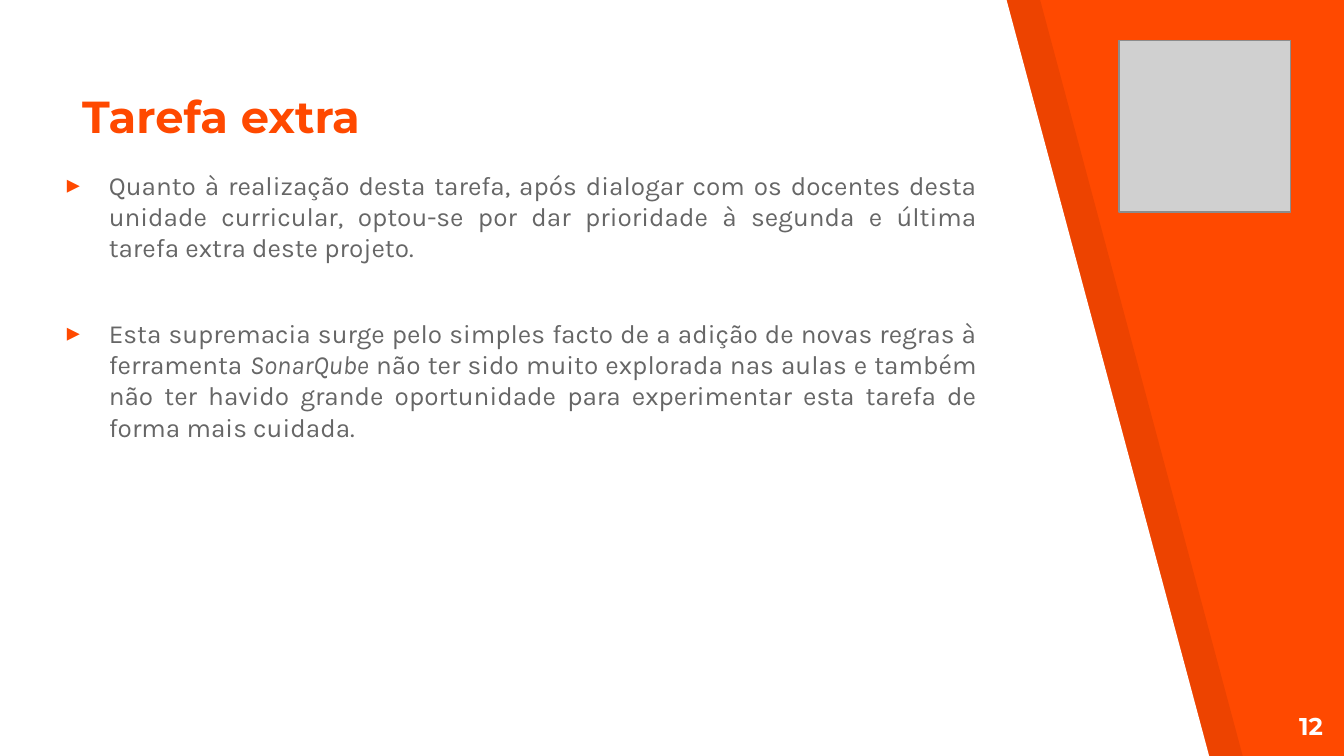
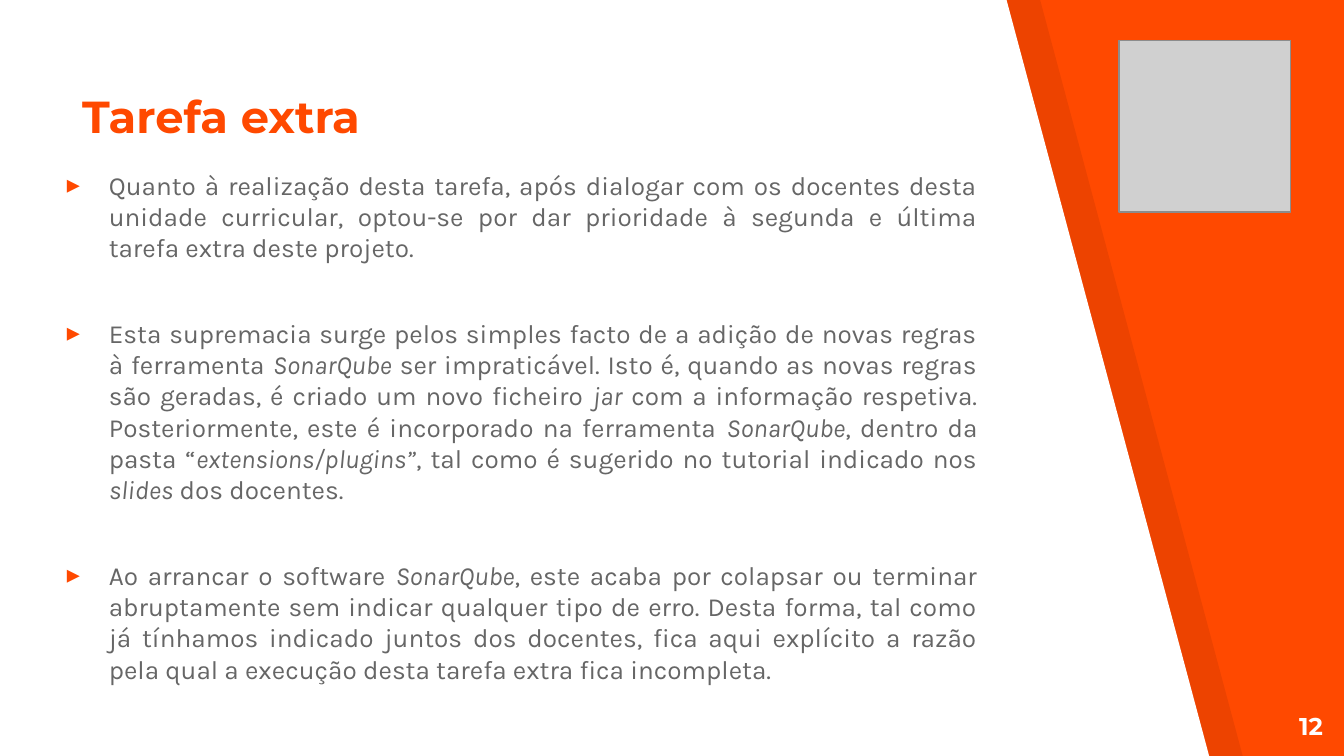
Before and after one commit to Nelson198/ATS, a slide deck: slide 12 of Apresentação.pptx. Drawn at 1344x756 pixels with LibreOffice and Linux fonts; fonts in the diff are those of the drawing; grey boxes stand for pictures. Boxes give left, top, right and bottom in pixels: in the first picture for what was removed or moved away, otherwise in the second. Text is boxed around its words. In the diff, an @@ line names an element or a change of style, - is before the commit and + after.

Commit message:
#97 Commit: PPT + Relatório     --> apaguei o ficheiro jar com as regras do SonarQube da pasta do SonarQube.

```diff
--- a/Apresentação.pptx
+++ b/Apresentação.pptx
@@ text at (109, 325, 978, 685): text changed @@
-▸ Esta supremacia surge pelo simples facto de a adição de novas regras à ferramenta SonarQube não ter sido muito explorada nas aulas e também não ter havido grande oportunidade para experimentar esta tarefa de forma mais cuidada.
+▸ Esta supremacia surge pelos simples facto de a adição de novas regras à ferramenta SonarQube ser impraticável. Isto é, quando as novas regras são geradas, é criado um novo ficheiro jar com a informação respetiva. Posteriormente, este é incorporado na ferramenta SonarQube, dentro da pasta “extensions/plugins”, tal como é sugerido no tutorial indicado nos slides dos docentes.
+▸ Ao arrancar o software SonarQube, este acaba por colapsar ou terminar abruptamente sem indicar qualquer tipo de erro. Desta forma, tal como já tínhamos indicado juntos dos docentes, fica aqui explícito a razão pela qual a execução desta tarefa extra fica incompleta.
```
Also in this commit, not shown: 4 other slides changed, 1 slide added, 3 other files.
